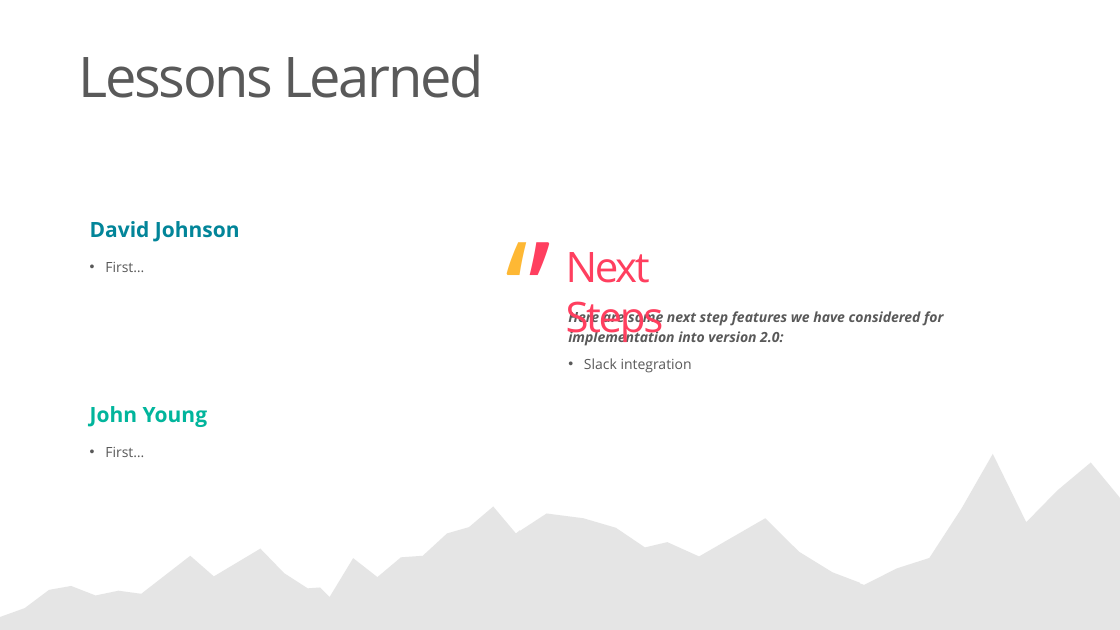
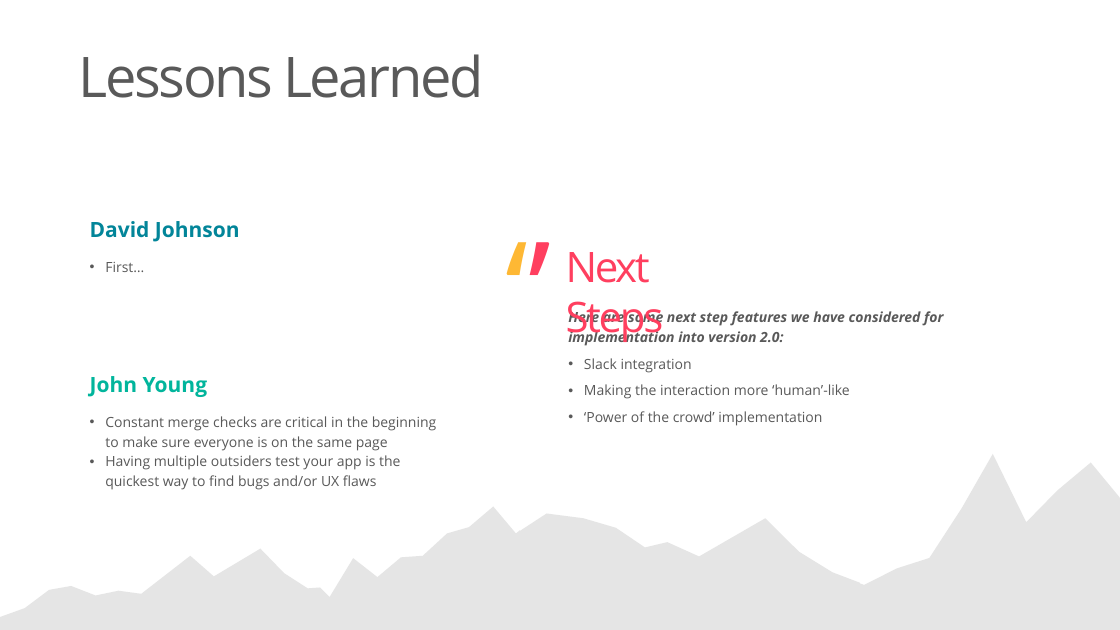
Before and after one commit to thinkful-ei27/david-john-spaced-rep, a slide deck: slide 7 of Presentation.pptx. Drawn at 1120x630 pixels with LibreOffice and Linux fonts; fonts in the diff are those of the drawing. Boxes give left, top, right and bottom in pixels: in the first picture for what was removed or moved away, otherwise in the second. Text is boxed around its words. In the diff, an @@ line names an element or a change of style, - is before the commit and + after.

```diff
--- a/Presentation.pptx
+++ b/Presentation.pptx
@@ text at (x1=584, y1=384, x2=850, y2=426): paragraphs added @@
+• Making the interaction more ‘human’-like
+• ‘Power of the crowd’ implementation
@@ text at (x1=105, y1=416, x2=436, y2=490): text changed @@
-• First…
+• Constant merge checks are critical in the beginning to make sure everyone is on the same page
+• Having multiple outsiders test your app is the quickest way to find bugs and/or UX flaws
```
Also in this commit, not shown: 4 other files.
